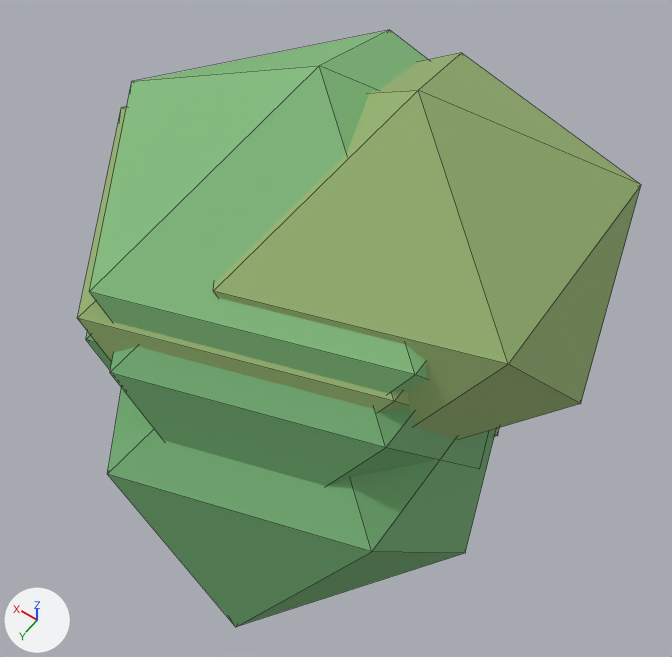
The glTF model public/assets/models/bush.glb: old version first, new version second.
One viewpoint serves both versions: a camera (50 mm lens) standing at (-0.846, 1.108, 2.109) and looking at (-0.082, 0.038, 0.427). The lights are fixed; the arrows at lower left show +X, +Y and +Z. The older version comes first. Mesh edges are drawn as thin lines. Vertices at exactly the same position are counted once.

Objects in the first picture: 'bush'.
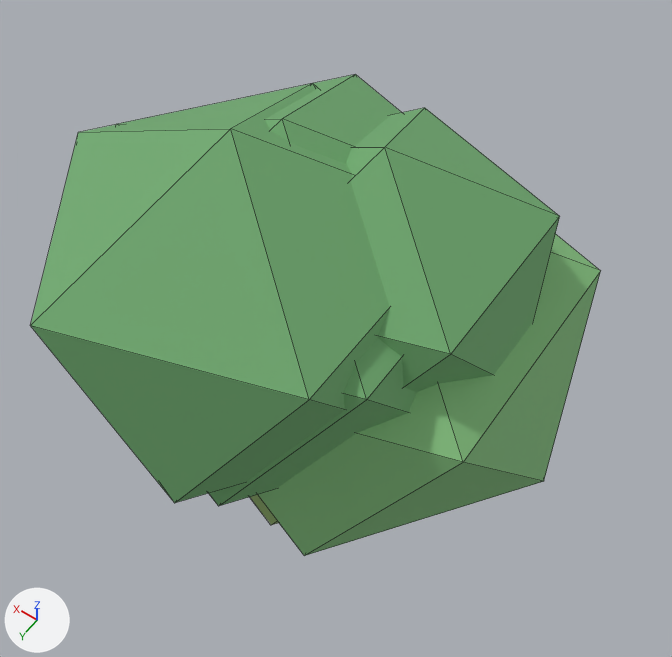
Where the change shows, as pixel boxes [x1, y1, x2, y2] in the pictures (672 x 657 px; the box of a moved part takes in the faces that stretch with it):
'bush', reshaped (19% shorter)
    before: [78, 30, 641, 627]
    after: [30, 74, 600, 556]
part 1 of me_bush_leaf0, moved or reshaped
    before: [107, 387, 496, 627]
    after: [346, 108, 560, 392]
part 2 of me_bush_leaf0, moved or reshaped (not visible afterwards)
    before: [89, 30, 428, 393]
part 3 of me_bush_leaf0, moved or reshaped (not visible afterwards)
    before: [213, 53, 641, 439]
part 4 of me_bush_leaf0, moved or reshaped
    before: [78, 107, 499, 437]
    after: [250, 495, 279, 525]
part 5 of me_bush_leaf0, moved or reshaped
    before: [86, 332, 454, 486]
    after: [30, 74, 600, 556]

The edits, one by one:
me_bush_leaf0 is used by ob_bush; location (0.0, 0.0, 0.0).
me_bush_leaf0 had 96 vertices, 160 faces and spanned x -0.636..0.544, y -0.525..0.633, z -0.125..1.071.
me_bush_leaf0 now has 96 vertices, 160 faces and spans x -0.616..0.557, y -0.576..0.572, z -0.167..0.997.
me_bush_leaf0 part 1: the loose piece of 12 vertices spanning x -0.558..0.361, y -0.241..0.633, z -0.119..0.724 is scaled about its middle by 0.804, then moved by (-0.03, -0.254, 0.281).
me_bush_leaf0 part 2: the loose piece of 12 vertices spanning x -0.522..0.525, y -0.525..0.471, z 0.111..1.07 is scaled about its middle by 0.541, then moved by (-0.014, -0.068, -0.196).
me_bush_leaf0 part 3: the loose piece of 12 vertices spanning x -0.636..0.268, y -0.501..0.359, z 0.242..1.071 is scaled about its middle by 0.969, then moved by (0.207, 0.056, -0.189).
me_bush_leaf0 part 4: the loose piece of 12 vertices spanning x -0.502..0.544, y -0.495..0.5, z 0.049..1.008 is scaled about its middle by 0.722, then moved by (-0.062, 0.041, -0.249).
me_bush_leaf0 part 5: 36 of 96 vertices moved; they spanned x -0.511..0.5, y -0.42..0.53, z -0.125..0.912 and now span x -0.616..0.557, y -0.576..0.572, z -0.167..0.997; mean shift (-0.003, -0.03, 0.059); largest move (-0.322, -0.27, 0.423) -> (-0.517, -0.388, 0.521).
